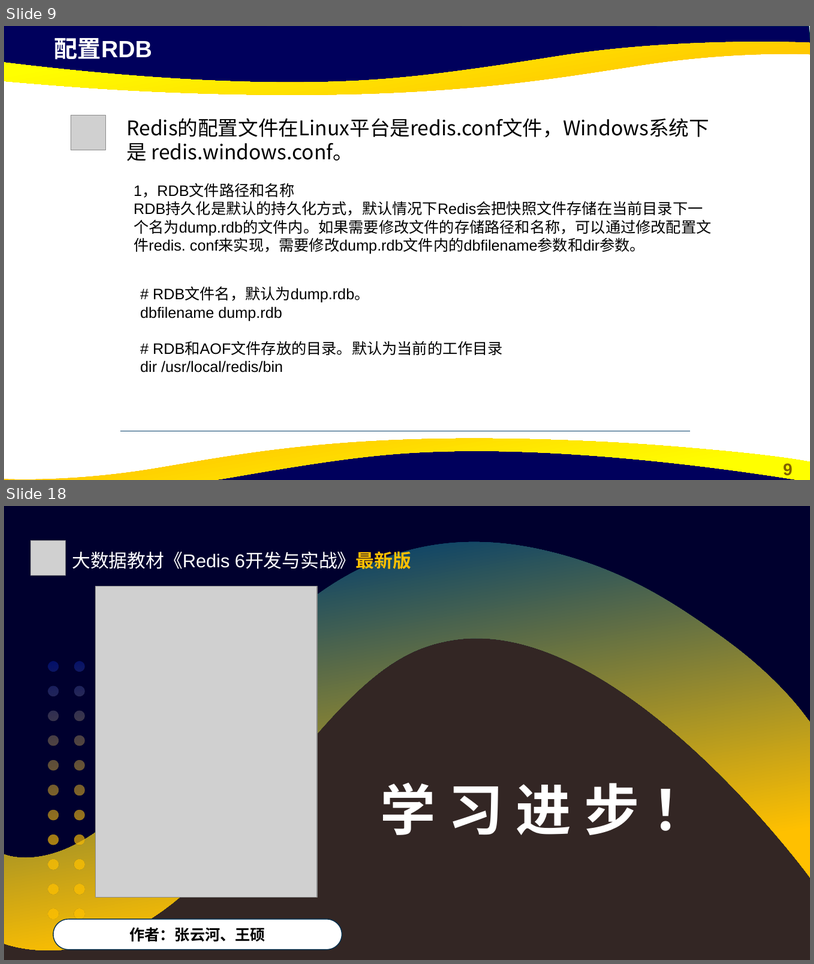
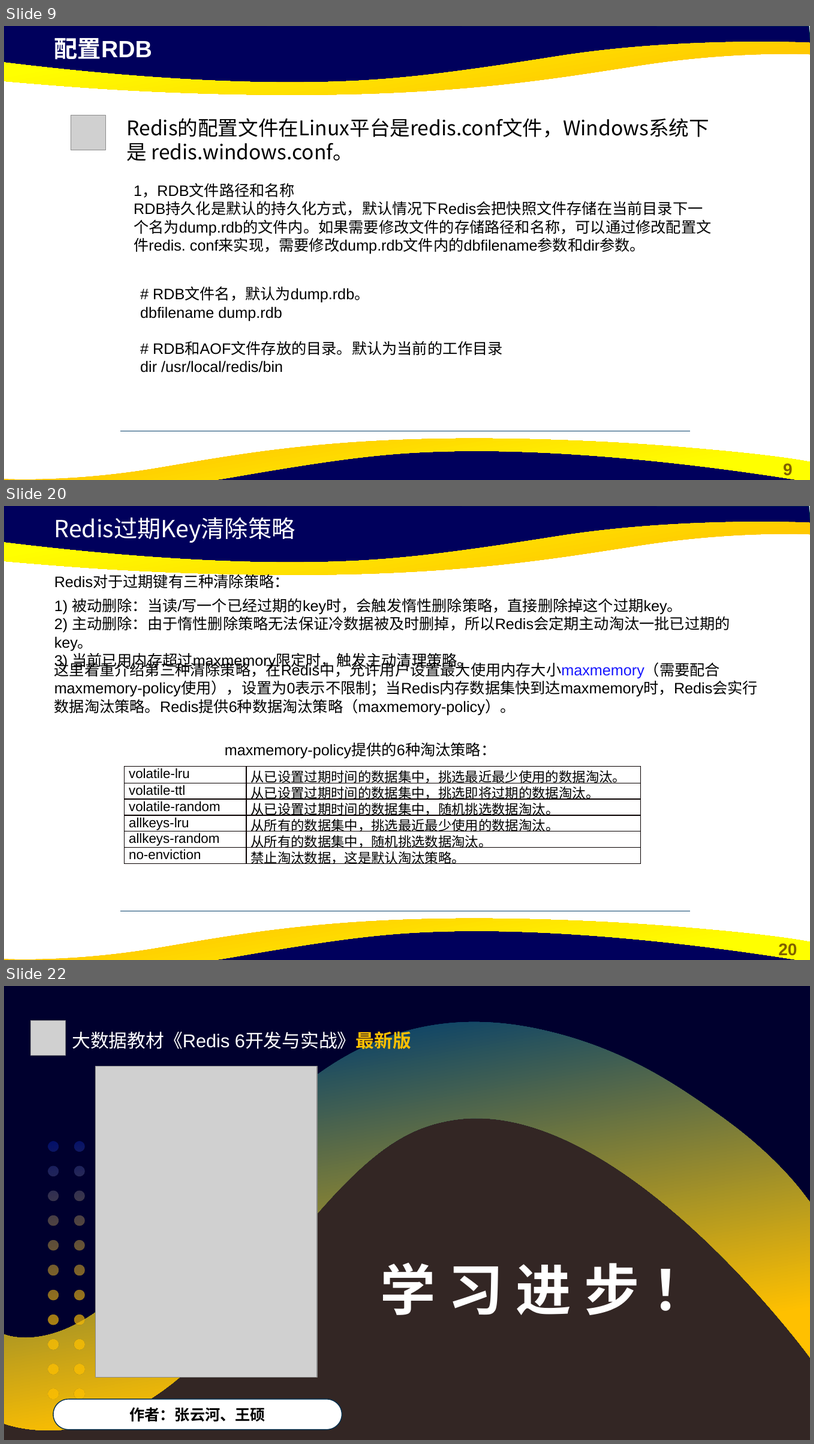
Before and after one commit to cxinping/Redis, a slide deck: ppt/第5章 Redis缓存持久化.pptx. Shown one above the other, each under a label of ours: slides 9 and 18 before the commit, slides 9, 20 and 22 after it; the slides between them are not shown. The pictures are 814x964 and 814x1444 pixels, drawn with LibreOffice and Linux fonts; fonts in the diff are those of the drawing; grey boxes stand for pictures; background and template pictures are left out. Boxes give left, top, right and bottom in pixels: in the first picture for what was removed or moved away, otherwise in the second. Text is boxed around its words. In the diff, an @@ line names an element or a change of style, - is before the commit and + after.

```diff
--- a/ppt/第5章 Redis缓存持久化.pptx
+++ b/ppt/第5章 Redis缓存持久化.pptx
@@ slide 20 added at bbox=[4, 506, 810, 960], background #FFFFFF; not listed: 5 template elements that a slide beside it also shows @@
@@ text added at bbox=[54, 517, 296, 543], 28 pt, text #FFFFFF @@
+Redis过期Key清除策略
@@ text added at bbox=[54, 574, 290, 588], 18 pt, text #000000 @@
+Redis对于过期键有三种清除策略：
@@ freeform shape added at bbox=[88, 588, 105, 603], fill #FFFFFF @@
@@ text added at bbox=[54, 598, 731, 669], 18 pt, text #000000 @@
+1) 被动删除：当读/写一个已经过期的key时，会触发惰性删除策略，直接删除掉这个过期key。 2) 主动删除：由于惰性删除策略无法保证冷数据被及时删掉，所以Redis会定期主动淘汰一批已过期的key。 3) 当前已用内存超过maxmemory限定时，触发主动清理策略。
@@ freeform shape added at bbox=[90, 622, 104, 639], fill #FFFFFF @@
@@ text added at bbox=[54, 660, 758, 715], 18 pt, text #000000 @@
+这里着重介绍第三种清除策略，在Redis中，允许用户设置最大使用内存大小maxmemory（需要配合maxmemory-policy使用），设置为0表示不限制；当Redis内存数据集快到达maxmemory时，Redis会实行数据淘汰策略。Redis提供6种数据淘汰策略（maxmemory-policy）。
@@ text added at bbox=[225, 743, 496, 759], 18 pt, text #000000 @@
+maxmemory-policy提供的6种淘汰策略：
@@ table added at bbox=[125, 766, 641, 867], 6 rows, 2 columns @@
+volatile-lru | 从已设置过期时间的数据集中，挑选最近最少使用的数据淘汰。
+volatile-ttl | 从已设置过期时间的数据集中，挑选即将过期的数据淘汰。
+volatile-random | 从已设置过期时间的数据集中，随机挑选数据淘汰。
+allkeys-lru | 从所有的数据集中，挑选最近最少使用的数据淘汰。
+allkeys-random | 从所有的数据集中，随机挑选数据淘汰。
+no-enviction | 禁止淘汰数据，这是默认淘汰策略。
@@ line added from (121, 911) to (690, 911), #07416B 0.5 pt @@
@@ what was slide 18 is now slide 22 @@
```
Also in this commit, not shown: 2 slides changed, 9 other slides added, 6 slides removed, 1 other file.
